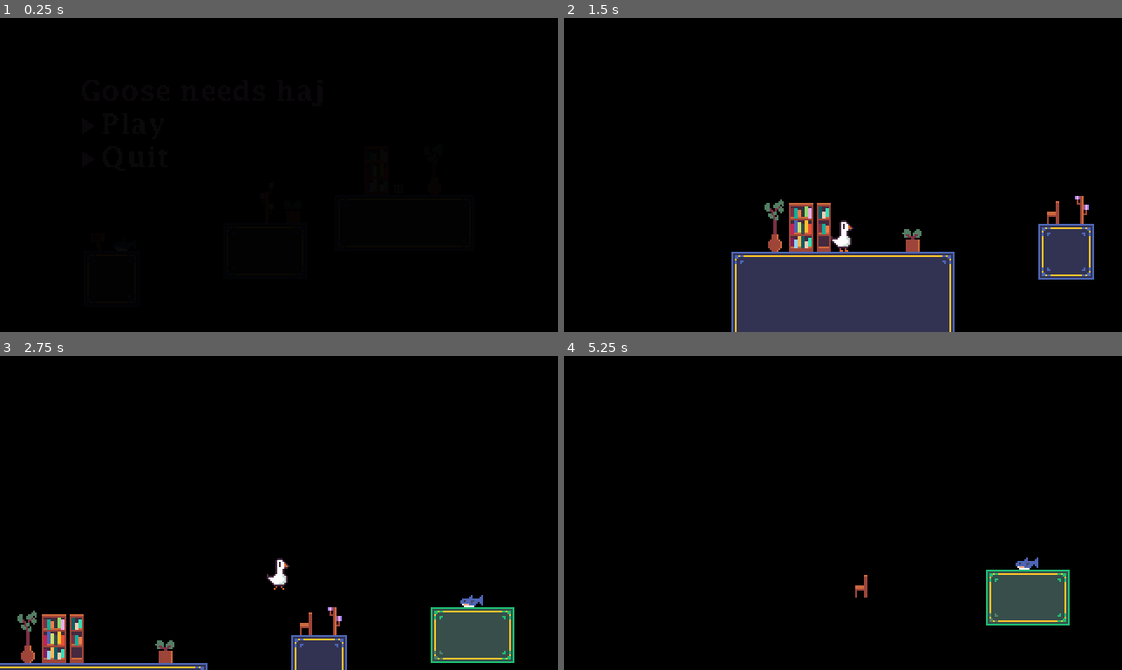
Above: before the commit, frames 1-4 (two rows, left to right).
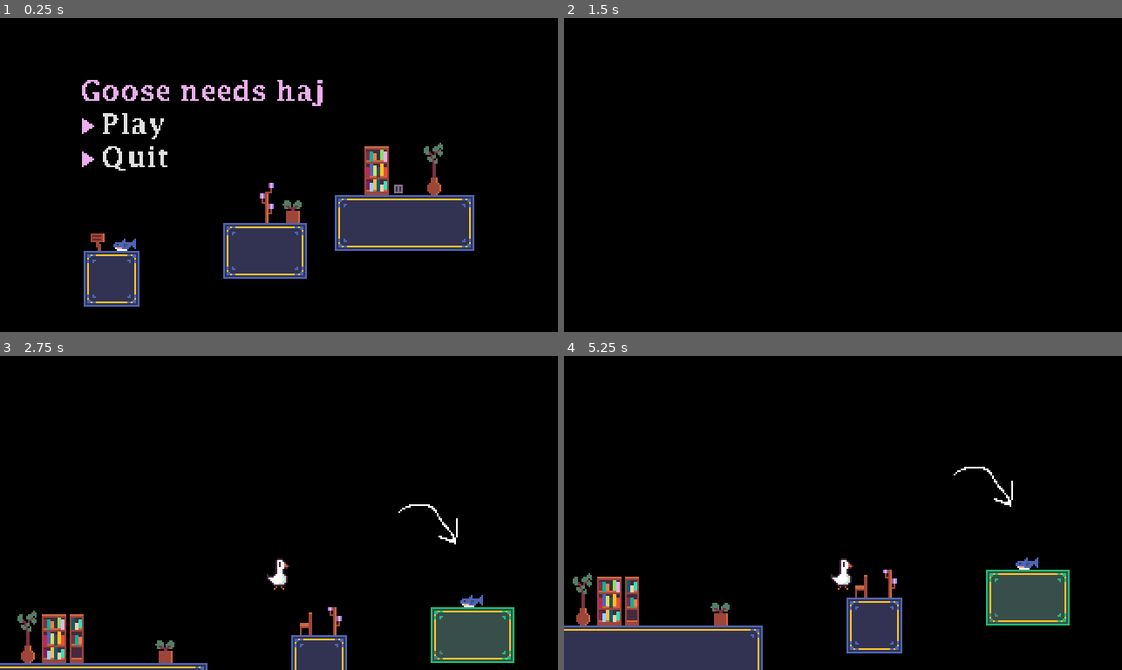
Above: after the commit, the same moments.

Repository: espcaa/gooseneedshaj
Game: Godot game, scene res://scenes/mainmenu.tscn
The game is run twice, just before and just after one commit, with the same random seed, the same clock (stepped at 60 frames per second) and the same inputs.
Inputs (mouse positions are in pixels of both pictures, inside the frame that each line leads up to):
- Up to frame 1 (0.25 s): no input
- Up to frame 2 (1.5 s): click "Play" at 0.5 s; click (686, 124) at 1.25 s, where only the run after the commit has a clickable "Play"
- Up to frame 3 (2.75 s): tap Enter at 2 s; hold Right (right) from 2.03 s (still down); tap Space (jump) at 2.27 s
- Up to frame 4 (5.25 s): tap Space (jump) at 3.02, 4.52 s; release Right (right) at 3.53 s; hold Left (left) 3.53-4.28 s; hold Right (right) from 4.28 s (still down)

The runs differ from the first frame. In frame 1, 12% of the frame differs, in the area x 14-85%, y 19-92%; in frame 2, 14%, in the area x 30-95%, y 56-100%; in frame 3, 0.1%; in frame 4, 8.8%.

Commit message:
uh so much things

Diff:
--- a/icon.svg
+++ /dev/null
@@ -1 +0,0 @@
-<svg xmlns="http://www.w3.org/2000/svg" width="128" height="128"><rect width="124" height="124" x="2" y="2" fill="#363d52" stroke="#212532" stroke-width="4" rx="14"/><g fill="#fff" transform="translate(12.322 12.322)scale(.101)"><path d="M105 673v33q407 354 814 0v-33z"/><path fill="#478cbf" d="m105 673 152 14q12 1 15 14l4 67 132 10 8-61q2-11 15-15h162q13 4 15 15l8 61 132-10 4-67q3-13 15-14l152-14V427q30-39 56-81-35-59-83-108-43 20-82 47-40-37-88-64 7-51 8-102-59-28-123-42-26 43-46 89-49-7-98 0-20-46-46-89-64 14-123 42 1 51 8 102-48 27-88 64-39-27-82-47-48 49-83 108 26 42 56 81zm0 33v39c0 276 813 276 814 0v-39l-134 12-5 69q-2 10-14 13l-162 11q-12 0-16-11l-10-65H446l-10 65q-4 11-16 11l-162-11q-12-3-14-13l-5-69z"/><path d="M483 600c0 34 58 34 58 0v-86c0-34-58-34-58 0z"/><circle cx="725" cy="526" r="90"/><circle cx="299" cy="526" r="90"/></g><g fill="#414042" transform="translate(12.322 12.322)scale(.101)"><circle cx="307" cy="532" r="60"/><circle cx="717" cy="532" r="60"/></g></svg>
--- a/project.godot
+++ b/project.godot
@@ -62,3 +62,7 @@
 "events": [Object(InputEventKey,"resource_local_to_scene":false,"resource_name":"","device":-1,"window_id":0,"alt_press …(195 unchanged characters)…
 ]
 }
+
+[rendering]
+
+textures/vram_compression/import_etc2_astc=true
--- a/scenes/level_1.tscn
+++ b/scenes/level_1.tscn
@@ -1,8 +1,9 @@
-[gd_scene load_steps=5 format=4 uid="uid://flks3x25i8hs"]
+[gd_scene load_steps=6 format=4 uid="uid://flks3x25i8hs"]
 
 [ext_resource type="TileSet" uid="uid://c8ddo0cpuriya" path="res://assets/tileset.tres" id="1_014kd"]
 [ext_resource type="Script" uid="uid://d22bkkgpb3h80" path="res://scenes/level_1.gd" id="1_rus8k"]
 [ext_resource type="PackedScene" uid="uid://crwcibb68t4bx" path="res://scenes/player.tscn" id="2_bswci"]
+[ext_resource type="Texture2D" uid="uid://c7ou0pqik3hmk" path="res://assets/arrow.png" id="4_5xbjy"]
 
 [sub_resource type="RectangleShape2D" id="RectangleShape2D_5xbjy"]
 size = Vector2(1968.5, 211)
@@ -28,7 +29,7 @@
 [node name="TileMapLayer2" type="TileMapLayer" parent="."]
 texture_filter = 1
 scale = Vector2(2, 2)
-tile_map_data = PackedByteArray("AAAHAP//AgAGAAMAAAAMAP//AgADAAMAAAANAP//AgAEAAMAAAAOAP//AgAFAAMAAAAMAAAAAgADAAUAAAANAAAAAgAEAAUAAAAOAAAAAgAFAAUAAAANAP7/AgAAAAMAAAA=")
+tile_map_data = PackedByteArray("AAAMAP//AgADAAMAAAANAP//AgAEAAMAAAAOAP//AgAFAAMAAAAMAAAAAgADAAUAAAANAAAAAgAEAAUAAAAOAAAAAgAFAAUAAAANAP7/AgAAAAMAAAA=")
 tile_set = ExtResource("1_014kd")
 
 [node name="Area2D" type="Area2D" parent="."]
@@ -37,4 +38,10 @@
 position = Vector2(65.75, 610.5)
 shape = SubResource("RectangleShape2D_5xbjy")
 
+[node name="Sprite2D" type="Sprite2D" parent="."]
+texture_filter = 1
+position = Vector2(382, -129)
+scale = Vector2(2, 2)
+texture = ExtResource("4_5xbjy")
+
 [connection signal="body_entered" from="Area2D" to="." method="_on_area_2d_body_entered"]
--- a/scenes/mainmenu.tscn
+++ b/scenes/mainmenu.tscn
@@ -10,33 +10,9 @@
 
 [sub_resource type="Animation" id="Animation_3vvtq"]
 length = 0.001
-tracks/0/type = "value"
-tracks/0/imported = false
-tracks/0/enabled = true
-tracks/0/path = NodePath("ColorRect2:color")
-tracks/0/interp = 1
-tracks/0/loop_wrap = true
-tracks/0/keys = {
-"times": PackedFloat32Array(0),
-"transitions": PackedFloat32Array(1),
-"update": 0,
-"values": [Color(0, 0, 0, 1)]
-}
 
 [sub_resource type="Animation" id="Animation_r3g3c"]
 resource_name = "enter"
-tracks/0/type = "value"
-tracks/0/imported = false
-tracks/0/enabled = true
-tracks/0/path = NodePath("ColorRect2:color")
-tracks/0/interp = 1
-tracks/0/loop_wrap = true
-tracks/0/keys = {
-"times": PackedFloat32Array(0, 0.8),
-"transitions": PackedFloat32Array(-2, -2),
-"update": 0,
-"values": [Color(0, 0, 0, 1), Color(0, 0, 0, 0)]
-}
 
 [sub_resource type="AnimationLibrary" id="AnimationLibrary_s5g8n"]
 _data = {
@@ -113,16 +89,6 @@
 &"": SubResource("AnimationLibrary_s5g8n")
 }
 
-[node name="ColorRect2" type="ColorRect" parent="."]
-layout_mode = 1
-anchors_preset = 15
-anchor_right = 1.0
-anchor_bottom = 1.0
-grow_horizontal = 2
-grow_vertical = 2
-mouse_filter = 2
-color = Color(0, 0, 0, 1)
-
 [connection signal="pressed" from="VBoxContainer/Button2" to="." method="_on_button_2_pressed"]
 [connection signal="focus_entered" from="VBoxContainer/Button" to="." method="_on_button_focus_entered"]
 [connection signal="mouse_entered" from="VBoxContainer/Button" to="." method="_on_button_mouse_entered"]
--- a/scenes/player.gd
+++ b/scenes/player.gd
@@ -45,12 +45,10 @@
 
 	move_and_slide()
 
-
-
-
-
 func _on_animation_player_animation_finished(anim_name: StringName) -> void:
 	if anim_name == "fadein":
 		position.x = checkpoint_pos_x
 		position.y = checkpoint_pos_y
-		$AnimationPlayer.play_backwards("fadeout")
+		# wait for 0.1s
+		await get_tree().create_timer(0.3).timeout
+		$AnimationPlayer.play("fadeout")
--- a/scenes/player.tscn
+++ b/scenes/player.tscn
@@ -39,6 +39,21 @@
 "speed": 5.0
 }]
 
+[sub_resource type="Animation" id="Animation_qlg0r"]
+length = 0.001
+tracks/0/type = "value"
+tracks/0/imported = false
+tracks/0/enabled = true
+tracks/0/path = NodePath("ColorRect:color")
+tracks/0/interp = 1
+tracks/0/loop_wrap = true
+tracks/0/keys = {
+"times": PackedFloat32Array(0),
+"transitions": PackedFloat32Array(1),
+"update": 0,
+"values": [Color(0, 0, 0, 0)]
+}
+
 [sub_resource type="Animation" id="Animation_dqkch"]
 resource_name = "fadein"
 length = 0.4
@@ -53,21 +68,6 @@
 "transitions": PackedFloat32Array(1, -2),
 "update": 0,
 "values": [Color(0, 0, 0, 0), Color(0, 0, 0, 1)]
-}
-
-[sub_resource type="Animation" id="Animation_qlg0r"]
-length = 0.001
-tracks/0/type = "value"
-tracks/0/imported = false
-tracks/0/enabled = true
-tracks/0/path = NodePath("ColorRect:color")
-tracks/0/interp = 1
-tracks/0/loop_wrap = true
-tracks/0/keys = {
-"times": PackedFloat32Array(0),
-"transitions": PackedFloat32Array(1),
-"update": 0,
-"values": [Color(0, 0, 0, 0)]
 }
 
 [sub_resource type="Animation" id="Animation_tuyoq"]
@@ -105,7 +105,7 @@
 scale = Vector2(2, 2)
 sprite_frames = SubResource("SpriteFrames_fjrip")
 animation = &"walk"
-frame_progress = 0.215227
+frame_progress = 0.439724
 
 [node name="Camera2D" type="Camera2D" parent="."]
 position = Vector2(0, -70)
--- a/scenes/transitioner.gd
+++ b/scenes/transitioner.gd
@@ -1,14 +1,14 @@
-extends Control
+extends CanvasLayer
 
-var sceneaa : PackedScene
+var new_scene : PackedScene
 
 func change_to_scene_with_animation(scene : PackedScene):
 	$AnimationPlayer.play("flush")
-	sceneaa = scene
+	new_scene = scene
 
 
 
 func _on_animation_player_animation_finished(anim_name: StringName) -> void:
 	if anim_name == "flush":
-		get_tree().change_scene_to_packed(sceneaa)
+		get_tree().change_scene_to_packed(new_scene)
 		$AnimationPlayer.play("reflush")
--- a/scenes/transitioner.tscn
+++ b/scenes/transitioner.tscn
@@ -2,23 +2,7 @@
 
 [ext_resource type="Script" uid="uid://0ybn08qlbg7x" path="res://scenes/transitioner.gd" id="1_vp66p"]
 
-[sub_resource type="Animation" id="Animation_8wy5d"]
-resource_name = "flush"
-length = 0.4
-tracks/0/type = "value"
-tracks/0/imported = false
-tracks/0/enabled = true
-tracks/0/path = NodePath("ColorRect:position")
-tracks/0/interp = 1
-tracks/0/loop_wrap = true
-tracks/0/keys = {
-"times": PackedFloat32Array(0, 0.4),
-"transitions": PackedFloat32Array(1, 1),
-"update": 0,
-"values": [Vector2(1000, 0), Vector2(0, 0)]
-}
-
-[sub_resource type="Animation" id="Animation_f1np8"]
+[sub_resource type="Animation" id="Animation_v62jg"]
 length = 0.001
 tracks/0/type = "value"
 tracks/0/imported = false
@@ -30,12 +14,11 @@
 "times": PackedFloat32Array(0),
 "transitions": PackedFloat32Array(1),
 "update": 0,
-"values": [Vector2(1000, 0)]
+"values": [Vector2(640, 0)]
 }
 
 [sub_resource type="Animation" id="Animation_vp66p"]
-resource_name = "reflush"
-length = 0.4
+resource_name = "flush"
 tracks/0/type = "value"
 tracks/0/imported = false
 tracks/0/enabled = true
@@ -43,26 +26,35 @@
 tracks/0/interp = 1
 tracks/0/loop_wrap = true
 tracks/0/keys = {
-"times": PackedFloat32Array(0, 0.4),
+"times": PackedFloat32Array(0, 1),
 "transitions": PackedFloat32Array(1, 1),
 "update": 0,
-"values": [Vector2(0, 0), Vector2(-1000, 0)]
+"values": [Vector2(640, 0), Vector2(0, 0)]
+}
+
+[sub_resource type="Animation" id="Animation_8wy5d"]
+resource_name = "reflush"
+tracks/0/type = "value"
+tracks/0/imported = false
+tracks/0/enabled = true
+tracks/0/path = NodePath("ColorRect:position")
+tracks/0/interp = 1
+tracks/0/loop_wrap = true
+tracks/0/keys = {
+"times": PackedFloat32Array(0, 1),
+"transitions": PackedFloat32Array(1, 1),
+"update": 0,
+"values": [Vector2(0, 0), Vector2(-640, 0)]
 }
 
 [sub_resource type="AnimationLibrary" id="AnimationLibrary_uuwld"]
 _data = {
-&"RESET": SubResource("Animation_f1np8"),
-&"flush": SubResource("Animation_8wy5d"),
-&"reflush": SubResource("Animation_vp66p")
+&"RESET": SubResource("Animation_v62jg"),
+&"flush": SubResource("Animation_vp66p"),
+&"reflush": SubResource("Animation_8wy5d")
 }
 
-[node name="Transfeem" type="Control"]
-layout_mode = 3
-anchors_preset = 15
-anchor_right = 1.0
-anchor_bottom = 1.0
-grow_horizontal = 2
-grow_vertical = 2
+[node name="Transfem" type="CanvasLayer"]
 script = ExtResource("1_vp66p")
 
 [node name="AnimationPlayer" type="AnimationPlayer" parent="."]
@@ -71,12 +63,12 @@
 }
 
 [node name="ColorRect" type="ColorRect" parent="."]
-layout_mode = 1
+z_index = 4096
 anchors_preset = 15
 anchor_right = 1.0
 anchor_bottom = 1.0
-offset_left = 1000.0
-offset_right = 1000.0
+offset_left = 640.0
+offset_right = 640.0
 grow_horizontal = 2
 grow_vertical = 2
 color = Color(0, 0, 0, 1)
Binary file added: assets/arrow.aseprite
Binary file added: assets/arrow.png
Not shown, added: assets/arrow.png.import
Not shown, added: export_presets.cfg
Binary file added: icon.png
Not shown, changed: icon.png.import
Not shown, changed: .DS_Store
